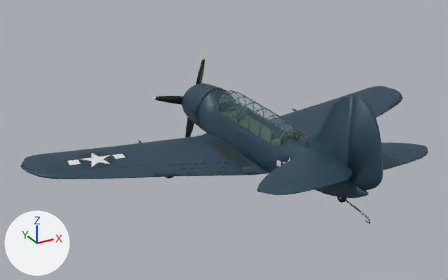
An edit to the glTF model public/models/aircraft/LOD1/sb2c-4-helldiver-lod1.glb, drawn before and after from the same camera.
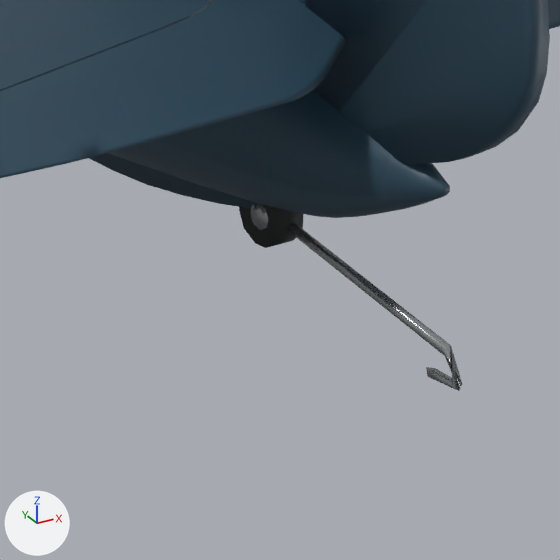
There are two pictures of each version: one whole from a 50 mm lens placed at (-10.38, -16.11, 8.65), pointed at (-1.24, 0.51, 0.34), one close up on the part from 67% to 86% of the width and 59% to 89% of the height. The axes (+X, +Y, +Z) are drawn at lower left. The lights are the same throughout. The first two pictures are the older version. Where no turn or scale is listed for an object, it has been applied to the vertices. Vertices at exactly the same position are counted once.

In view in the first close-up: 'aircraft.root.mesh', 'arrestor.hook.mesh', 'control.elevator.port.mesh', 'control.rudder.mesh', 'gear.tail.mesh' and 1 more.
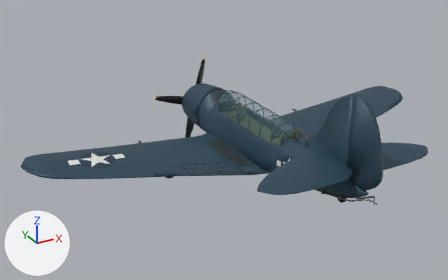
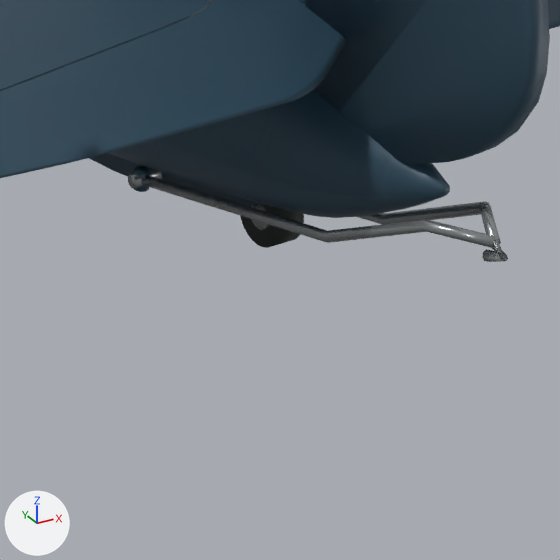
Boxes (x1, y1, x2, y2) around the edits, measured in the close-ups (560 x 560 px):
'arrestor.hook.mesh', reshaped: before (287, 222, 462, 391); after (128, 168, 508, 262)
part 1 of me_measured_fuselage_001, added: after (134, 166, 150, 192)
part 2 of me_arrestor_hook_001, added: after (128, 168, 508, 262)
part 3 of me_arrestor_hook_001, deleted: before (287, 222, 462, 391)

The edits, one by one:
me_measured_fuselage_001 is used by ob_aircraft_root_mesh; location (0.0, 0.0, 0.0).
me_measured_fuselage_001 had 6263 vertices, 12033 faces and spanned x -7.6..7.6, y -5.2..5.0, z -0.8..3.2.
me_measured_fuselage_001 now has 6279 vertices, 12057 faces and spans x -7.6..7.6, y -5.2..5.0, z -0.8..3.2.
me_measured_fuselage_001 part 1: a new loose piece, an 8-sided cylinder along z spanning x -0.185..-0.115, y -3.523..-3.453, z -0.066..0.024, in mat_sb2c_4_helldiver_frames (dark blue #2c4859).
Other edits to the shape of me_measured_fuselage_001 do not show in these pictures.
me_arrestor_hook_001 is used by ob_arrestor_hook_mesh; location (0.0, 0.0, 0.0).
me_arrestor_hook_001 had 15 vertices, 26 faces and spanned x -0.025..0.028, y -5.388..-4.023, z -0.144..0.146.
me_arrestor_hook_001 now has 120 vertices, 224 faces and spans x -0.2..0.2, y -5.551..-3.456, z -0.053..0.635.
me_arrestor_hook_001 part 2: 120 vertices added at x -0.2..0.2, y -5.551..-3.456, z -0.053..0.635.
me_arrestor_hook_001 part 3: 15 vertices removed from x -0.025..0.028, y -5.388..-4.023, z -0.144..0.146.
